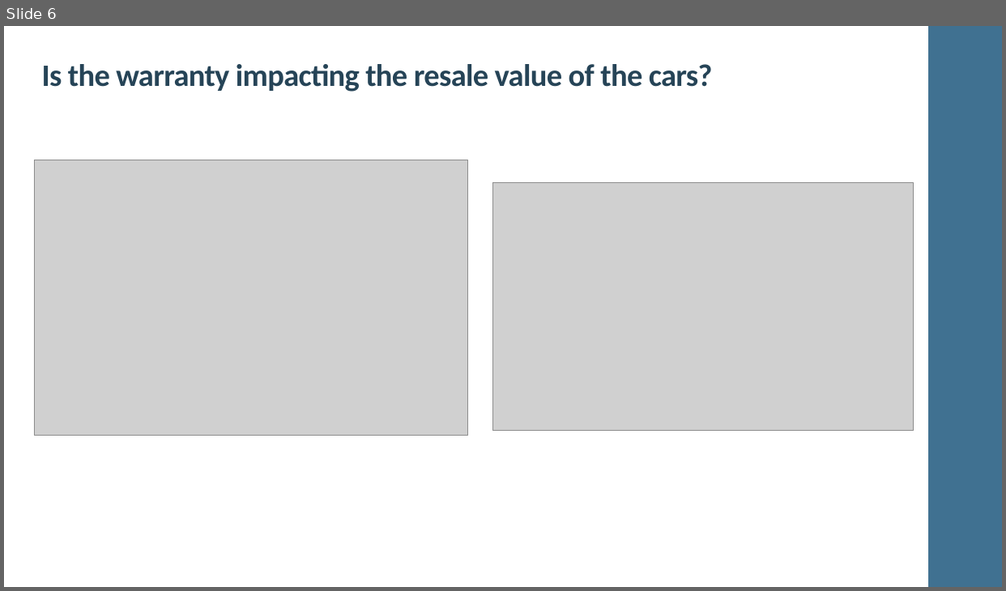
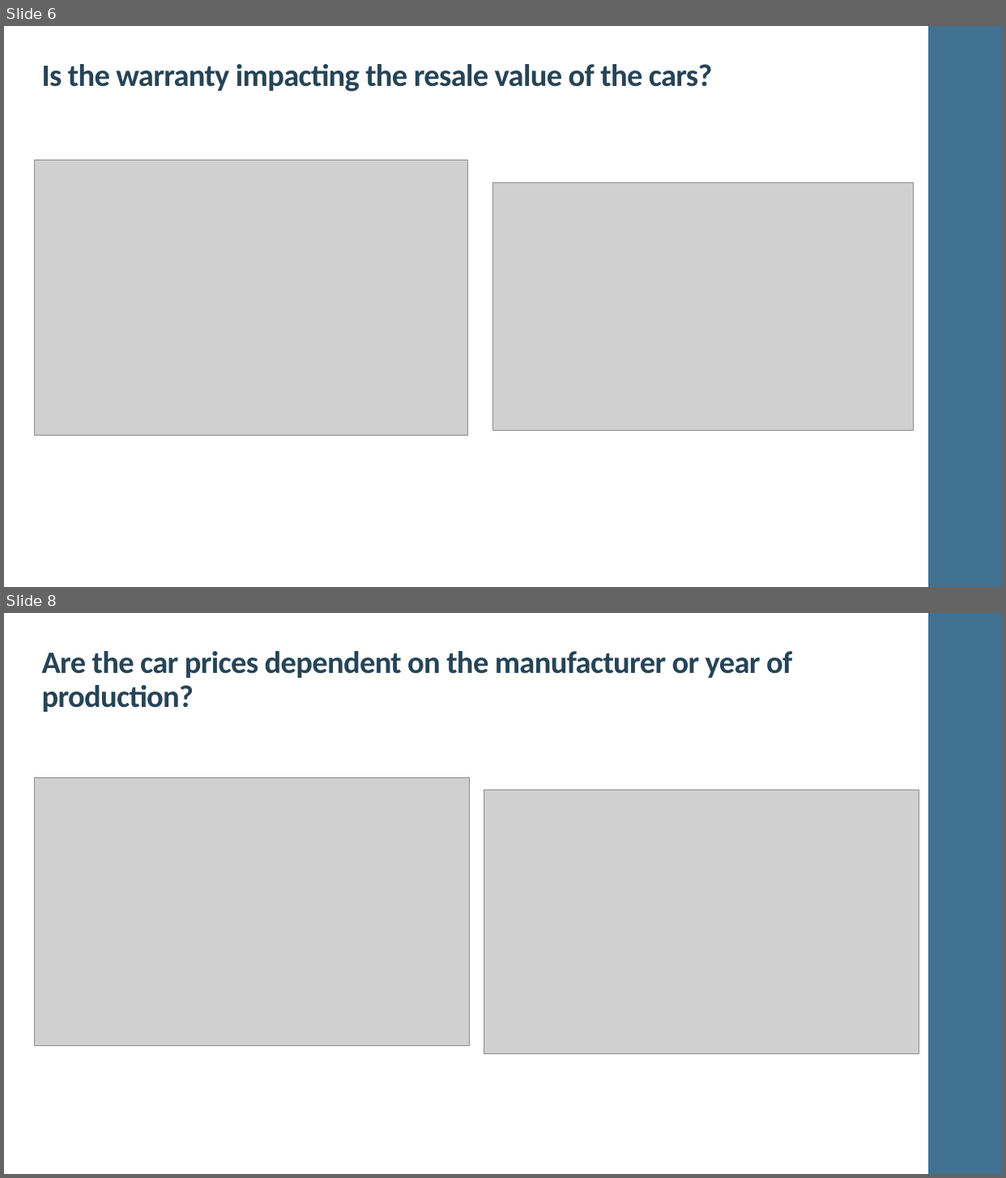
Before and after one commit to MANOJKUMAR1302/22FA_Dataverse_Team08, a slide deck: Team 8_UsedCarsPricePrediction.pptx. Shown one above the other, each under a label of ours: slide 6 before the commit, slides 6 and 8 after it; the slides between them are not shown. The pictures are 1006x591 and 1006x1178 pixels, drawn with LibreOffice and Linux fonts; fonts in the diff are those of the drawing; grey boxes stand for pictures. Boxes give left, top, right and bottom in pixels: in the first picture for what was removed or moved away, otherwise in the second. Text is boxed around its words. In the diff, an @@ line names an element or a change of style, - is before the commit and + after.

Commit message:
Update Team 8_UsedCarsPricePrediction.pptx
updated EDA and hypothesis testing slides for the odometer, brand, year of production and unknown features.

```diff
--- a/Team 8_UsedCarsPricePrediction.pptx
+++ b/Team 8_UsedCarsPricePrediction.pptx
@@ slide 8 added at [4,613,1002,1174], background #FFFFFF; not listed: 1 template element that a slide beside it also shows @@
@@ text added at [42,651,792,712], 30 pt, text #264457, bold @@
+Are the car prices dependent on the manufacturer or year of production?
@@ picture added at [35,777,470,1046] @@
@@ picture added at [484,790,918,1054] @@
```
Also in this commit, not shown: 5 other slides added.
